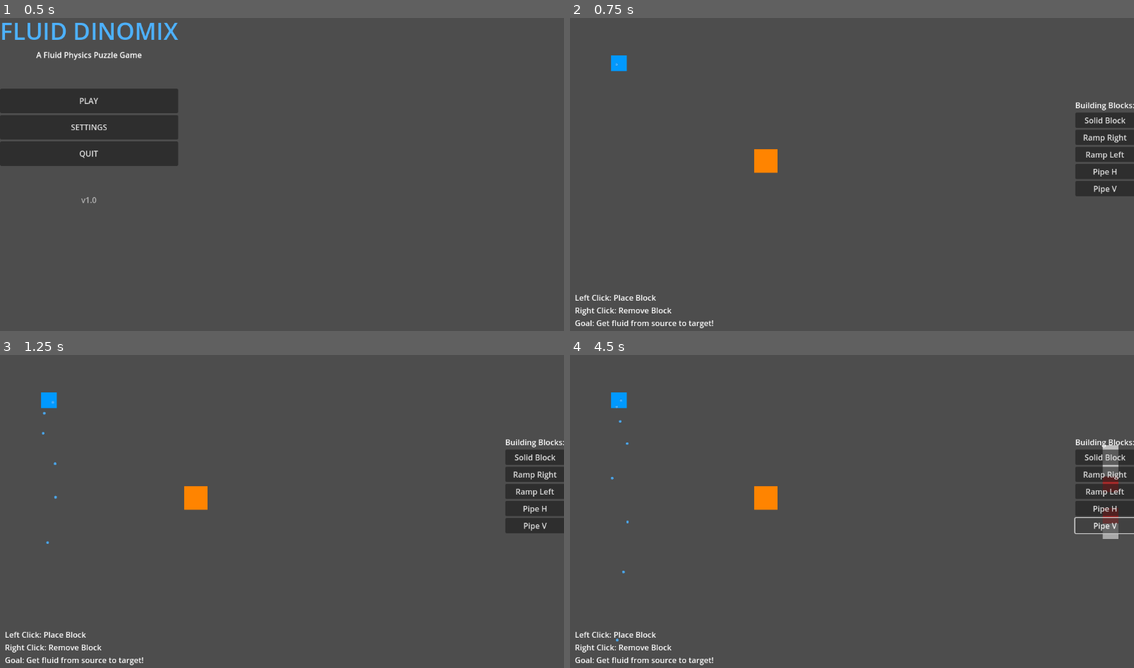
Above: before the commit, frames 1-4 (two rows, left to right).
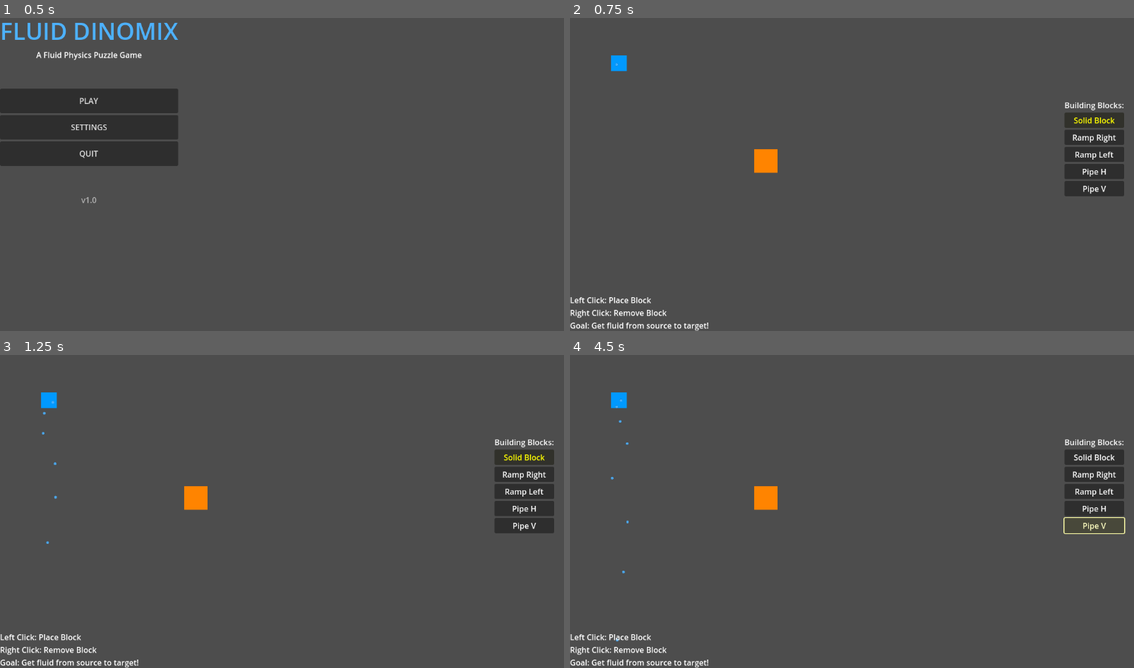
Above: after the commit, the same moments.

Repository: esper6/fluid-dinomix
Game: Godot game, scene res://scenes/Main.tscn
Two runs of this game, one before a commit and one after it. Both use one fixed random seed, a clock stepped at 60 frames per second and the inputs below.
Inputs:
- Up to frame 1 (0.5 s): no input
- Up to frame 2 (0.75 s): click "PLAY" at 0.5 s
- Up to frame 3 (1.25 s): no input
- Up to frame 4 (4.5 s): click "Solid Block" at 1.25 s; click "Ramp Right" at 2 s; click "Ramp Left" at 2.75 s; click "Pipe H" at 3.5 s; click "Pipe V" at 4.25 s

Frame 1 is identical in both runs. In frame 2, 2.4% of the frame differs, in the area x 0-100%, y 26-100%; in frame 3, 2.4%; in frame 4, 2.8%.

Commit message:
Collision works

Diff:
--- a/scenes/Main.tscn
+++ b/scenes/Main.tscn
@@ -1,13 +1,16 @@
-[gd_scene load_steps=3 format=3 uid="uid://b8j0xqvnhqr5w"]
+[gd_scene load_steps=4 format=3 uid="uid://b8j0xqvnhqr5w"]
 
 [ext_resource type="Script" uid="uid://cry0qxjfhv2ph" path="res://scripts/Main.gd" id="1_0j5xk"]
 [ext_resource type="Script" uid="uid://bmu674iexr7yy" path="res://scripts/FluidSystem.gd" id="3_fluid"]
+[ext_resource type="PackedScene" uid="uid://fac13ns5yvh0" path="res://scenes/UI.tscn" id="4_ui"]
 
 [node name="Main" type="Node2D"]
 script = ExtResource("1_0j5xk")
 
 [node name="UI" type="CanvasLayer" parent="."]
 
+[node name="GameUI" parent="UI" instance=ExtResource("4_ui")]
+
 [node name="GameArea" type="Node2D" parent="."]
 
 [node name="FluidSystem" type="Node2D" parent="."]
--- a/scripts/BuildingSystem.gd
+++ b/scripts/BuildingSystem.gd
@@ -11,9 +11,16 @@
 
 func _ready():
 	print("BuildingSystem ready - creating blocks programmatically")
+	# Add to group for easy finding
+	add_to_group("building_system")
 
 func _input(event):
 	if event is InputEventMouseButton:
+		# Check if mouse is over UI - if so, don't handle the input
+		var ui_node = get_node_or_null("/root/Main/UI/GameUI")
+		if ui_node and _is_mouse_over_ui(ui_node, event.position):
+			return
+
 		var grid_pos = world_to_grid(get_global_mouse_position())
 
 		if event.pressed:
@@ -22,6 +29,18 @@
 			elif event.button_index == MOUSE_BUTTON_RIGHT:
 				remove_block(grid_pos)
 
+func _is_mouse_over_ui(ui_node: Control, mouse_pos: Vector2) -> bool:
+	# Check if mouse is over any UI element
+	var ui_rect = ui_node.get_global_rect()
+	if ui_rect.has_point(mouse_pos):
+		# More specific check for building palette
+		var building_palette = ui_node.get_node_or_null("BuildingPalette")
+		if building_palette:
+			var palette_rect = building_palette.get_global_rect()
+			if palette_rect.has_point(mouse_pos):
+				return true
+	return false
+
 func world_to_grid(world_pos: Vector2) -> Vector2i:
 	return Vector2i(
 		int(world_pos.x / grid_size),
@@ -41,6 +60,7 @@
 	if key in placed_blocks:
 		return
 
+	print("Placing block of type: ", current_block_type, " at position: ", grid_pos)
 	var block = create_building_block(current_block_type)
 	add_child(block)
 	block.global_position = grid_to_world(grid_pos)
@@ -52,14 +72,10 @@
 	var block = BuildingBlock.new()
 	block.block_type = block_type
 
-	# Add collision shape
-	var collision = CollisionShape2D.new()
-	var shape = RectangleShape2D.new()
-	shape.size = Vector2(32, 32)
-	collision.shape = shape
-	block.add_child(collision)
-
-	# Add sprite
+	# Create collision shape based on block type
+	create_collision_for_block_type(block, block_type)
+
+	# Add sprite with distinct visual for each type
 	var sprite = Sprite2D.new()
 	sprite.name = "Sprite2D"
 	var texture = ImageTexture.new()
@@ -67,21 +83,148 @@
 
 	match block_type:
 		BuildingBlock.BlockType.SOLID:
+			# Gray solid block
 			image.fill(Color.GRAY)
+
 		BuildingBlock.BlockType.RAMP_RIGHT:
+			# Brown ramp - solid brown, no transparency
+			# Collision: bottom-left to bottom-right to top-right triangle
 			image.fill(Color.BROWN)
+			# Make non-collision area match background color
+			for y in range(32):
+				for x in range(32):
+					# Convert to collision coordinate system (-16 to 16)
+					var local_x = x - 16
+					var local_y = y - 16
+					# Check if point is inside the collision triangle
+					# Triangle: (-16,16), (16,16), (16,-16)
+					if not point_in_right_triangle(local_x, local_y):
+						image.set_pixel(x, y, Color(0.1, 0.15, 0.3, 1))  # Match game background
+
 		BuildingBlock.BlockType.RAMP_LEFT:
+			# Brown ramp - solid brown, no transparency
+			# Collision: bottom-left to bottom-right to top-left triangle
 			image.fill(Color.BROWN)
+			# Make non-collision area match background color
+			for y in range(32):
+				for x in range(32):
+					# Convert to collision coordinate system (-16 to 16)
+					var local_x = x - 16
+					var local_y = y - 16
+					# Check if point is inside the collision triangle
+					# Triangle: (-16,16), (16,16), (-16,-16)
+					if not point_in_left_triangle(local_x, local_y):
+						image.set_pixel(x, y, Color(0.1, 0.15, 0.3, 1))  # Match game background
+
 		BuildingBlock.BlockType.PIPE_HORIZONTAL:
-			image.fill(Color.DARK_GRAY)
+			# Dark gray pipe - show solid parts only
+			image.fill(Color(0.1, 0.15, 0.3, 1))  # Background color
+			# Fill the solid collision areas (top and bottom strips)
+			for y in range(32):
+				for x in range(32):
+					if y < 12 or y >= 20:  # Top and bottom strips only
+						image.set_pixel(x, y, Color.DARK_GRAY)
+
 		BuildingBlock.BlockType.PIPE_VERTICAL:
-			image.fill(Color.DARK_GRAY)
+			# Dark gray pipe - show solid parts only
+			image.fill(Color(0.1, 0.15, 0.3, 1))  # Background color
+			# Fill the solid collision areas (left and right strips)
+			for x in range(32):
+				for y in range(32):
+					if x < 12 or x >= 20:  # Left and right strips only
+						image.set_pixel(x, y, Color.DARK_GRAY)
+
 
 	texture.set_image(image)
 	sprite.texture = texture
 	block.add_child(sprite)
 
 	return block
+
+# Helper functions to check if point is inside collision triangles
+func point_in_right_triangle(x: float, y: float) -> bool:
+	# Right triangle: (-16,16), (16,16), (16,-16)
+	# Point is inside if it's below/on the diagonal line from top-right to bottom-left
+	# Line equation: y = -x (from (16,-16) to (-16,16))
+	return y >= -x
+
+func point_in_left_triangle(x: float, y: float) -> bool:
+	# Left triangle: (-16,16), (16,16), (-16,-16)
+	# Point is inside if it's below/on the diagonal line from top-left to bottom-right
+	# Line equation: y = x (from (-16,-16) to (16,16))
+	return y >= x
+
+func create_collision_for_block_type(block: BuildingBlock, block_type: BuildingBlock.BlockType):
+	match block_type:
+		BuildingBlock.BlockType.SOLID:
+			# Solid rectangle collision
+			var collision = CollisionShape2D.new()
+			var shape = RectangleShape2D.new()
+			shape.size = Vector2(32, 32)
+			collision.shape = shape
+			block.add_child(collision)
+
+		BuildingBlock.BlockType.RAMP_RIGHT:
+			# Right triangle collision
+			var collision = CollisionShape2D.new()
+			var shape = ConvexPolygonShape2D.new()
+			# Triangle points: bottom-left, bottom-right, top-right
+			shape.points = PackedVector2Array([
+				Vector2(-16, 16),   # bottom-left
+				Vector2(16, 16),    # bottom-right
+				Vector2(16, -16)    # top-right
+			])
+			collision.shape = shape
+			block.add_child(collision)
+
+		BuildingBlock.BlockType.RAMP_LEFT:
+			# Left triangle collision
+			var collision = CollisionShape2D.new()
+			var shape = ConvexPolygonShape2D.new()
+			# Triangle points: bottom-left, bottom-right, top-left
+			shape.points = PackedVector2Array([
+				Vector2(-16, 16),   # bottom-left
+				Vector2(16, 16),    # bottom-right
+				Vector2(-16, -16)   # top-left
+			])
+			collision.shape = shape
+			block.add_child(collision)
+
+		BuildingBlock.BlockType.PIPE_HORIZONTAL:
+			# Hollow pipe - create top and bottom collision strips
+			# Top strip
+			var top_collision = CollisionShape2D.new()
+			var top_shape = RectangleShape2D.new()
+			top_shape.size = Vector2(32, 12)
+			top_collision.shape = top_shape
+			top_collision.position = Vector2(0, -10)  # Move up
+			block.add_child(top_collision)
+
+			# Bottom strip
+			var bottom_collision = CollisionShape2D.new()
+			var bottom_shape = RectangleShape2D.new()
+			bottom_shape.size = Vector2(32, 12)
+			bottom_collision.shape = bottom_shape
+			bottom_collision.position = Vector2(0, 10)   # Move down
+			block.add_child(bottom_collision)
+
+		BuildingBlock.BlockType.PIPE_VERTICAL:
+			# Hollow pipe - create left and right collision strips
+			# Left strip
+			var left_collision = CollisionShape2D.new()
+			var left_shape = RectangleShape2D.new()
+			left_shape.size = Vector2(12, 32)
+			left_collision.shape = left_shape
+			left_collision.position = Vector2(-10, 0)  # Move left
+			block.add_child(left_collision)
+
+			# Right strip
+			var right_collision = CollisionShape2D.new()
+			var right_shape = RectangleShape2D.new()
+			right_shape.size = Vector2(12, 32)
+			right_collision.shape = right_shape
+			right_collision.position = Vector2(10, 0)   # Move right
+			block.add_child(right_collision)
 
 func remove_block(grid_pos: Vector2i):
 	var key = str(grid_pos)
@@ -93,3 +236,4 @@
 
 func set_current_block_type(type: BuildingBlock.BlockType):
 	current_block_type = type
+	print("Building system: Block type changed to ", type)
--- a/scripts/Main.gd
+++ b/scripts/Main.gd
@@ -13,6 +13,11 @@
 	print("Fluid Dinomix - Main scene loaded")
 	print("Scene tree: ", get_tree().current_scene.name)
 
+	# Hide the game UI initially
+	if has_node("UI"):
+		ui = get_node("UI")
+		ui.visible = false
+
 	# Check if we should show title screen first
 	if should_show_title_screen():
 		show_title_screen()
@@ -32,6 +37,11 @@
 	# Remove title screen and start game
 	title_screen.queue_free()
 	set_meta("game_started", true)
+
+	# Show the game UI
+	if ui:
+		ui.visible = true
+
 	setup_game()
 
 func create_title_screen_ui() -> Control:
@@ -147,6 +157,8 @@
 
 	if has_node("UI"):
 		ui = get_node("UI")
+		# Make sure UI is visible during gameplay
+		ui.visible = true
 	else:
 		print("UI node does not exist!")
 
@@ -167,15 +179,16 @@
 		fluid_system.name = "FluidSystem"
 		add_child(fluid_system)
 
-	# Create UI programmatically
-	if ui != null:
-		create_game_ui()
-
-	# Initialize building system
+	# Initialize building system FIRST
 	print("Creating building system...")
 	building_system = BuildingSystem.new()
 	game_area.add_child(building_system)
 	print("Building system added to GameArea")
+
+	# THEN connect UI to building system
+	if ui != null:
+		# UI.tscn is now loaded, connect it to building system
+		setup_ui_connections()
 
 	# Initialize level manager
 	print("Creating level manager...")
@@ -289,59 +302,31 @@
 	dialog.confirmed.connect(_return_to_menu)
 
 func _return_to_menu():
+	# Hide the game UI before returning to menu
+	if ui:
+		ui.visible = false
 	SceneManager.go_to_title()
 
-func create_game_ui():
-	print("Creating game UI programmatically...")
-
-	# Create the main UI control
-	var game_ui = Control.new()
-	game_ui.name = "GameUI"
-	game_ui.set_anchors_and_offsets_preset(Control.PRESET_FULL_RECT)
-	ui.add_child(game_ui)
-
-	# Create building palette
-	var building_palette = VBoxContainer.new()
-	building_palette.name = "BuildingPalette"
-	building_palette.set_anchors_preset(Control.PRESET_CENTER_RIGHT)
-	building_palette.position = Vector2(-120, -150)
-	building_palette.size = Vector2(100, 300)
-	game_ui.add_child(building_palette)
-
-	# Add palette label
-	var palette_label = Label.new()
-	palette_label.text = "Building Blocks:"
-	palette_label.horizontal_alignment = HORIZONTAL_ALIGNMENT_CENTER
-	building_palette.add_child(palette_label)
-
-	# Create building buttons
-	var button_configs = [
-		{"name": "SolidButton", "text": "Solid Block", "type": BuildingBlock.BlockType.SOLID},
-		{"name": "RampRightButton", "text": "Ramp Right", "type": BuildingBlock.BlockType.RAMP_RIGHT},
-		{"name": "RampLeftButton", "text": "Ramp Left", "type": BuildingBlock.BlockType.RAMP_LEFT},
-		{"name": "PipeHButton", "text": "Pipe H", "type": BuildingBlock.BlockType.PIPE_HORIZONTAL},
-		{"name": "PipeVButton", "text": "Pipe V", "type": BuildingBlock.BlockType.PIPE_VERTICAL}
-	]
-
-	for config in button_configs:
-		var button = Button.new()
-		button.name = config.name
-		button.text = config.text
-		button.custom_minimum_size = Vector2(80, 30)
-		button.pressed.connect(_on_building_button_pressed.bind(config.type))
-		building_palette.add_child(button)
-
-	# Create instructions
-	var instructions = Label.new()
-	instructions.name = "Instructions"
-	instructions.text = "Left Click: Place Block\nRight Click: Remove Block\nGoal: Get fluid from source to target!"
-	instructions.set_anchors_preset(Control.PRESET_BOTTOM_LEFT)
-	instructions.position = Vector2(10, -80)
-	instructions.size = Vector2(400, 60)
-	instructions.vertical_alignment = VERTICAL_ALIGNMENT_BOTTOM
-	game_ui.add_child(instructions)
-
-	print("Game UI created successfully")
+func setup_ui_connections():
+	print("Setting up UI connections...")
+	print("Building system exists: ", building_system != null)
+
+	# The UI.tscn is now loaded as GameUI under the CanvasLayer
+	var ui_control = ui.get_node_or_null("GameUI")
+	if ui_control:
+		print("Found UI control: ", ui_control.name)
+		if ui_control.has_method("set_building_system"):
+			# If UI has a method to set building system, use it
+			ui_control.set_building_system(building_system)
+			print("Called set_building_system method")
+		else:
+			# Otherwise set it directly
+			ui_control.building_system = building_system
+			print("Set building_system directly")
+	else:
+		print("UI control not found!")
+
+	print("UI connections setup complete")
 
 func _on_building_button_pressed(block_type: BuildingBlock.BlockType):
 	if building_system:
--- a/scripts/UI.gd
+++ b/scripts/UI.gd
@@ -2,29 +2,124 @@
 class_name GameUI
 
 var building_system: BuildingSystem
+var current_selected_button: Button
 
 func _ready():
+	# Get reference to building system - use call_deferred to ensure Main is ready
+	call_deferred("_connect_to_building_system")
+
+	# Set default selection to Solid Block
+	call_deferred("_set_default_selection")
+
+func _connect_to_building_system():
+	print("UI: _connect_to_building_system called")
 	# Get reference to building system
 	var main = get_node("/root/Main")
-	if main:
+	if main and main.building_system:
 		building_system = main.building_system
+		print("UI connected to building system successfully")
+	else:
+		print("UI: Main not found or no building_system, trying fallbacks...")
+		# Fallback: search for BuildingSystem node
+		var building_nodes = get_tree().get_nodes_in_group("building_system")
+		if building_nodes.size() > 0:
+			building_system = building_nodes[0]
+			print("UI found building system via group")
+		else:
+			print("UI: No building system in group, trying scene tree...")
+			# Try to find it in the scene tree
+			var game_area = get_node_or_null("/root/Main/GameArea")
+			if game_area:
+				building_system = game_area.get_node_or_null("BuildingSystem")
+				if building_system:
+					print("UI found building system via scene tree")
+				else:
+					print("UI: BuildingSystem not found in GameArea")
+			else:
+				print("UI: GameArea not found")
+
+	print("UI: Final building_system reference: ", building_system)
+
+func set_building_system(bs: BuildingSystem):
+	building_system = bs
+	print("UI building system set directly")
+
+func _set_default_selection():
+	var solid_button = get_node_or_null("BuildingPalette/SolidButton")
+	if solid_button:
+		update_button_selection(solid_button)
 
 func _on_solid_button_pressed():
+	print("UI: Solid button pressed!")
 	if building_system:
 		building_system.set_current_block_type(BuildingBlock.BlockType.SOLID)
+		update_button_selection(get_node("BuildingPalette/SolidButton"))
+	else:
+		print("UI: No building system found!")
 
 func _on_ramp_right_button_pressed():
+	print("UI: Ramp Right button pressed!")
 	if building_system:
 		building_system.set_current_block_type(BuildingBlock.BlockType.RAMP_RIGHT)
+		update_button_selection(get_node("BuildingPalette/RampRightButton"))
+	else:
+		print("UI: No building system found!")
 
 func _on_ramp_left_button_pressed():
+	print("UI: Ramp Left button pressed!")
 	if building_system:
 		building_system.set_current_block_type(BuildingBlock.BlockType.RAMP_LEFT)
+		update_button_selection(get_node("BuildingPalette/RampLeftButton"))
+	else:
+		print("UI: No building system found!")
 
 func _on_pipe_h_button_pressed():
+	print("UI: Pipe H button pressed!")
 	if building_system:
 		building_system.set_current_block_type(BuildingBlock.BlockType.PIPE_HORIZONTAL)
+		update_button_selection(get_node("BuildingPalette/PipeHButton"))
+	else:
+		print("UI: No building system found!")
 
 func _on_pipe_v_button_pressed():
+	print("UI: Pipe V button pressed!")
 	if building_system:
 		building_system.set_current_block_type(BuildingBlock.BlockType.PIPE_VERTICAL)
+		update_button_selection(get_node("BuildingPalette/PipeVButton"))
+	else:
+		print("UI: No building system found!")
+
+func update_button_selection(selected_button: Button):
+	print("UI: update_button_selection called with button: ", selected_button.name if selected_button else "null")
+
+	# Reset all buttons to normal state
+	var all_buttons = [
+		get_node_or_null("BuildingPalette/SolidButton"),
+		get_node_or_null("BuildingPalette/RampRightButton"),
+		get_node_or_null("BuildingPalette/RampLeftButton"),
+		get_node_or_null("BuildingPalette/PipeHButton"),
+		get_node_or_null("BuildingPalette/PipeVButton")
+	]
+
+	print("UI: Found buttons: ")
+	for b in all_buttons:
+		if b:
+			print("  - ", b.name)
+		else:
+			print("  - null")
+
+	for button in all_buttons:
+		if button:
+			button.modulate = Color.WHITE
+			# Reset text color to normal
+			button.add_theme_color_override("font_color", Color.WHITE)
+
+	# Highlight the selected button
+	current_selected_button = selected_button
+	if current_selected_button:
+		print("UI: Highlighting button: ", current_selected_button.name)
+		current_selected_button.modulate = Color(1.2, 1.2, 0.8, 1) # Slight yellow tint
+		# Make text yellow for selected button
+		current_selected_button.add_theme_color_override("font_color", Color.YELLOW)
+	else:
+		print("UI: No button to highlight!")
Not shown: 1 places in scenes/FluidSource.tscn that only renumber resources
